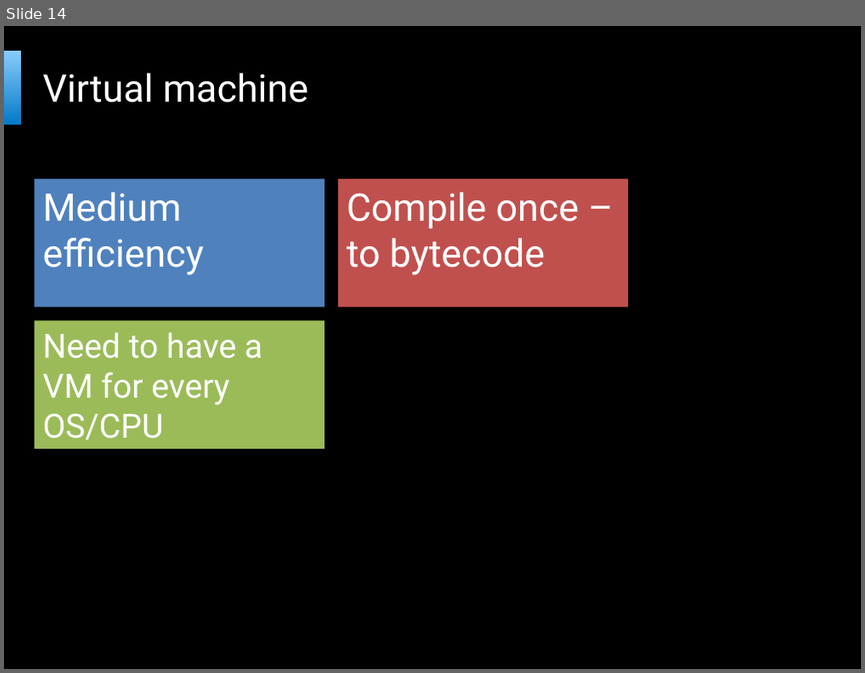
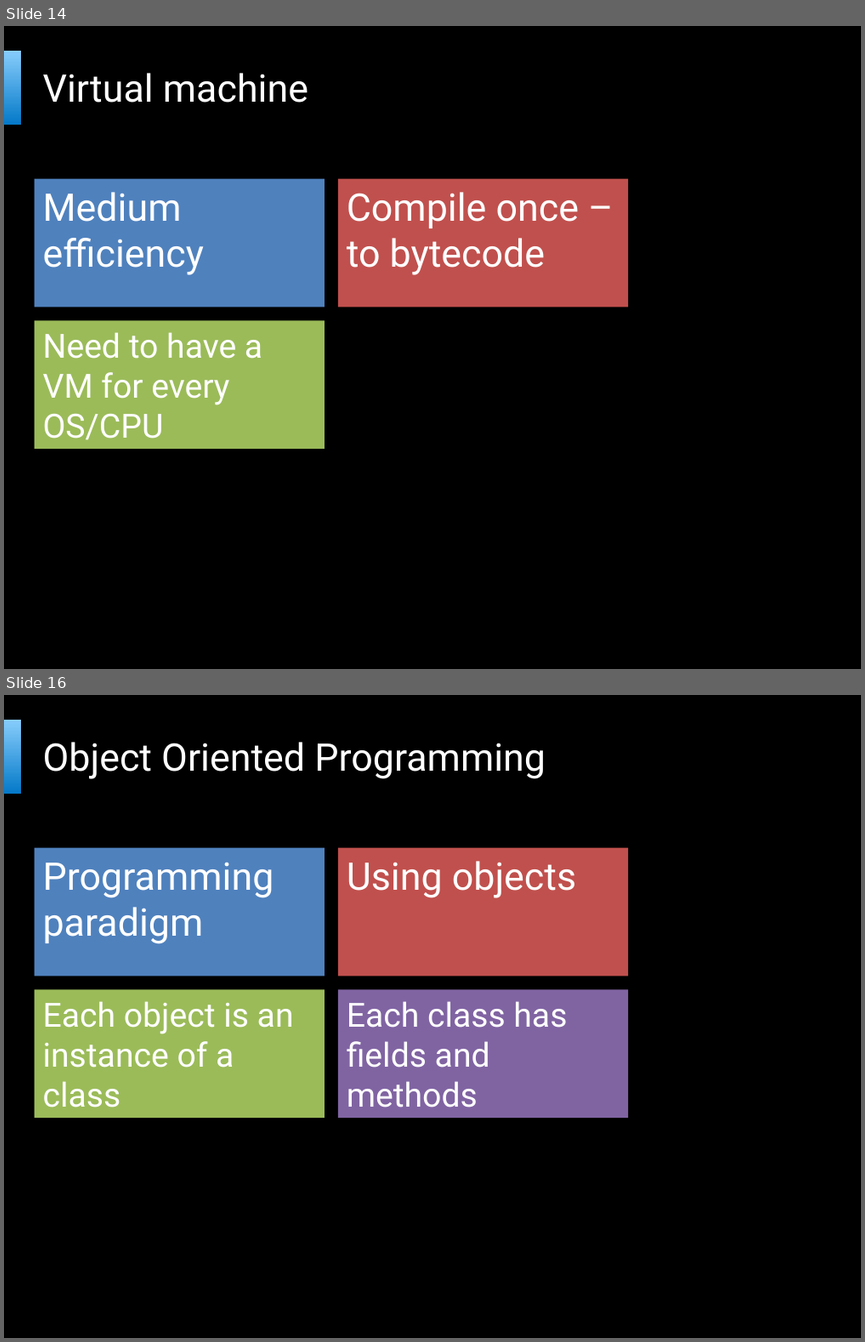
Before and after one commit to bartekwasielak/Presentation, a slide deck: Programming Made Easy.pptx. Shown one above the other, each under a label of ours: slide 14 before the commit, slides 14 and 16 after it; the slides between them are not shown. The pictures are 865x673 and 865x1342 pixels, drawn with LibreOffice and Linux fonts; fonts in the diff are those of the drawing; background and template pictures are left out. Boxes give left, top, right and bottom in pixels: in the first picture for what was removed or moved away, otherwise in the second. Text is boxed around its words. In the diff, an @@ line names an element or a change of style, - is before the commit and + after.

```diff
--- a/Programming Made Easy.pptx
+++ b/Programming Made Easy.pptx
@@ slide 16 added at <box>4,695,861,1338</box>, background picture (left out); not listed: 2 template elements that a slide beside it also shows @@
@@ title added at <box>43,742,545,779</box>, 32 pt, text #FFFFFF @@
+Object Oriented Programming
@@ text added at <box>34,847,324,976</box>, fill #4F81BD, 32 pt, text #FFFFFF @@
+Programming paradigm
@@ text added at <box>338,847,629,976</box>, fill #C0504D, 32 pt, text #FFFFFF @@
+Using objects
@@ text added at <box>34,990,324,1118</box>, fill #9BBB59, 28 pt, text #FFFFFF @@
+Each object is an instance of a class
@@ text added at <box>338,990,629,1118</box>, fill #8064A2, 28 pt, text #FFFFFF @@
+Each class has fields and methods
```
Also in this commit, not shown: 1 slide changed, 1 other slide added, 1 slide removed, 1 other file.
